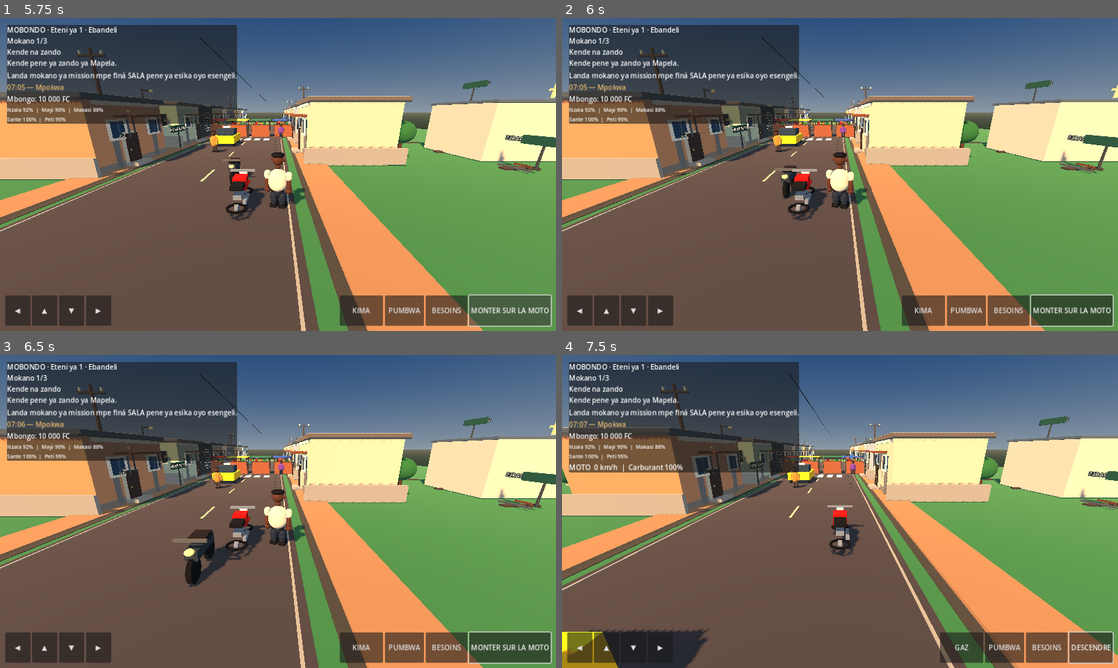
Above: before the commit, frames 1-4 (two rows, left to right).
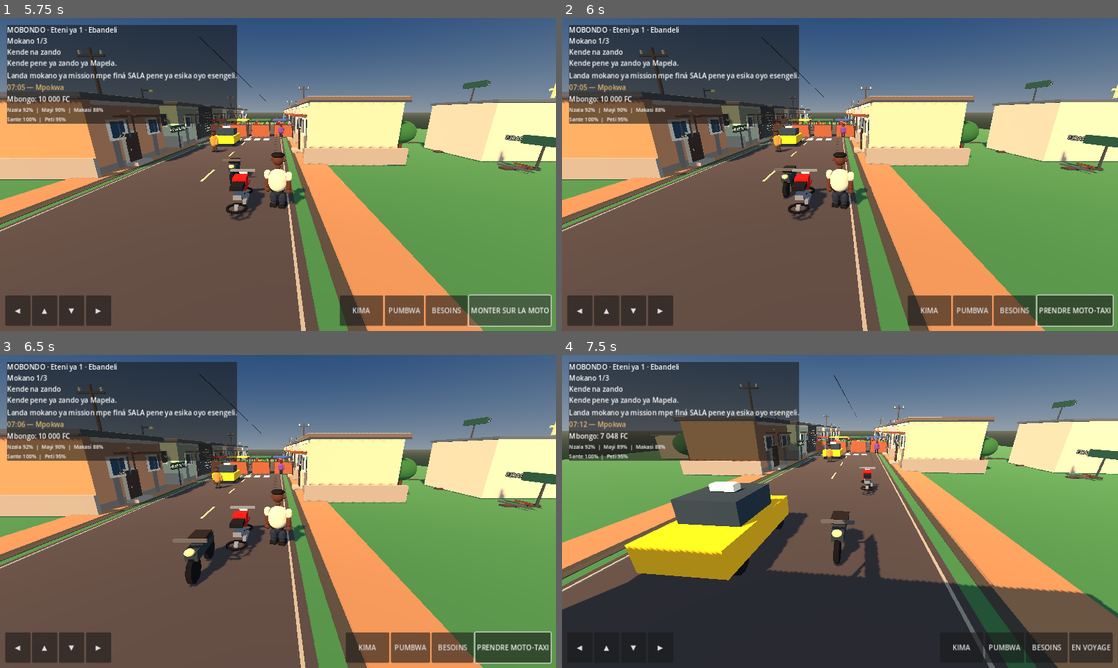
Above: after the commit, the same moments.

Repository: benimandala210-sudo/MOBONDO
Game: Godot game, scene res://scenes/main.tscn
Same seed, same stepped clock (60 frames per second), same inputs: the game is played once before the commit and once after it.
Inputs (mouse positions are in pixels of both pictures, inside the frame that each line leads up to):
- Up to frame 1 (5.75 s): click "BANDÁ KOSALA" at 0.5 s; click "MODE HISTOIRE" at 1.25 s; tap Enter at 2, 3.5 s; move the mouse to (400, 158) at 2.02 s; hold D (move_right) 2.03-2.75 s; hold Shift (sprint) 2.03-2.75 s; click (400, 158) at 2.17 s; tap Space (jump) at 2.27, 2.75 s; drag from (166, 190) to (250, 237) at 2.77 s; move the mouse to (333, 105) at 3.52 s; hold D (move_right) 3.53-4.25 s; hold Shift (sprint) 3.53-4.25 s; click "MONTER SUR LA MOTO" at 4.25 s; click "DESCENDRE" at 5 s
- Up to frame 2 (6 s): drag from (812, 237) to (673, 127) at 5.77 s
- Up to frame 3 (6.5 s): no input
- Up to frame 4 (7.5 s): click "MONTER SUR LA MOTO" (after the commit: "PRENDRE MOTO-TAXI") at 6.5 s; click (840, 473) at 7.25 s, where only the run after the commit has a clickable "Marché de Mapela — 2 952 FC"

Frame 1 is identical in both runs. In frame 2, 0.7% of the frame differs, in the area x 61-99%, y 88-99%; in frame 3, 0.7%; in frame 4, 63%, in the area x 0-100%, y 5-100%.

Commit message:
Add usable taxi and moto-taxi public transport

Diff:
--- a/scripts/main.gd
+++ b/scripts/main.gd
@@ -36,6 +36,9 @@
 var mission_label: Label
 var status_label: Label
 var action_button: Button
+var transport_panel: PanelContainer
+var transport_vehicle: Node3D
+var public_transport_occupied := false
 var run_button: Button
 var held_keys := {"left": false, "right": false, "up": false, "down": false}
 
@@ -145,7 +148,7 @@
                 sin(camera_pitch),
                 cos(camera_yaw) * cos(camera_pitch)
             ) * camera_distance
-            var follow_target: Vector3 = vehicle.global_position if vehicle_occupied and is_instance_valid(vehicle) else player.global_position
+            var follow_target: Vector3 = transport_vehicle.global_position if public_transport_occupied and is_instance_valid(transport_vehicle) else (vehicle.global_position if vehicle_occupied and is_instance_valid(vehicle) else player.global_position)
             var camera_target := follow_target + Vector3(0, 1.8, 0) + orbit_offset
             camera.global_position = camera.global_position.lerp(camera_target, minf(delta * 7.0, 1.0))
             var look_target := follow_target + Vector3(0, 1.25, 0)
@@ -1325,6 +1328,7 @@
     _setup_dialogue_ui(layer)
     _setup_market_ui(layer)
     _setup_needs_ui(layer)
+    _setup_transport_ui(layer)
 
 func _setup_main_menu() -> void:
     menu_layer = CanvasLayer.new()
@@ -1923,8 +1927,137 @@
     if is_instance_valid(vehicle_label):
         vehicle_label.text = "MOTO  %d km/h  |  Carburant %d%%" % [speed_kmh, roundi(fuel)]
 
+func _setup_transport_ui(layer: CanvasLayer) -> void:
+    transport_panel = PanelContainer.new()
+    transport_panel.name = "TransportPublicPanel"
+    transport_panel.anchor_left = 0.5
+    transport_panel.anchor_top = 0.5
+    transport_panel.anchor_right = 0.5
+    transport_panel.anchor_bottom = 0.5
+    transport_panel.offset_left = -155
+    transport_panel.offset_top = -170
+    transport_panel.offset_right = 155
+    transport_panel.offset_bottom = 170
+    transport_panel.visible = false
+    layer.add_child(transport_panel)
+
+func _find_nearby_public_transport() -> Node3D:
+    if not is_instance_valid(player) or vehicle_occupied or public_transport_occupied:
+        return null
+    var closest: Node3D = null
+    var closest_distance := 3.6
+    for candidate in traffic_vehicles:
+        if not is_instance_valid(candidate) or not candidate.visible:
+            continue
+        var distance := player.global_position.distance_to(candidate.global_position)
+        if distance < closest_distance:
+            closest_distance = distance
+            closest = candidate
+    return closest
+
+func _open_transport_menu(candidate: Node3D) -> void:
+    if not is_instance_valid(candidate) or not is_instance_valid(transport_panel):
+        return
+    transport_vehicle = candidate
+    var is_moto := str(candidate.get_meta("traffic_label", "")).contains("Moto")
+    var transport_name := "MOTO-TAXI" if is_moto else "TAXI JAUNE"
+    var base_fare := 800 if is_moto else 1500
+    var destinations: Array[Dictionary] = [
+        {"name": "Marché de Mapela", "position": Vector3(0.0, 0.0, -15.0)},
+        {"name": "Raïs", "position": Vector3(-5.0, 0.0, -49.0)},
+        {"name": "Point d'eau", "position": Vector3(5.5, 0.0, -39.0)},
+        {"name": "Centre du quartier", "position": Vector3(0.0, 0.0, -4.0)}
+    ]
+    var old_content := transport_panel.get_child_count()
+    for child_index in range(old_content - 1, -1, -1):
+        transport_panel.get_child(child_index).queue_free()
+    var column := VBoxContainer.new()
+    column.add_theme_constant_override("separation", 8)
+    transport_panel.add_child(column)
+    var heading := Label.new()
+    heading.text = transport_name + " — choisir destination"
+    heading.horizontal_alignment = HORIZONTAL_ALIGNMENT_CENTER
+    heading.autowrap_mode = TextServer.AUTOWRAP_WORD_SMART
+    column.add_child(heading)
+    var explanation := Label.new()
+    explanation.text = "Le prix est payé avant le départ."
+    explanation.horizontal_alignment = HORIZONTAL_ALIGNMENT_CENTER
+    column.add_child(explanation)
+    for destination in destinations:
+        var destination_position: Vector3 = destination["position"]
+        var distance := candidate.global_position.distance_to(destination_position)
+        var fare := base_fare + roundi(distance * (110.0 if is_moto else 160.0))
+        var choice := Button.new()
+        choice.text = "%s — %s FC" % [str(destination["name"]), _format_fc(fare)]
+        choice.custom_minimum_size = Vector2(280, 48)
+        choice.pressed.connect(_start_public_transport.bind(destination_position, fare, str(destination["name"])))
+        column.add_child(choice)
+    var close_button := Button.new()
+    close_button.text = "ANNULER"
+    close_button.pressed.connect(_close_transport_menu)
+    column.add_child(close_button)
+    transport_panel.visible = true
+    if is_instance_valid(player):
+        player.set_physics_process(false)
+
+func _close_transport_menu() -> void:
+    if is_instance_valid(transport_panel):
+        transport_panel.visible = false
+    if is_instance_valid(player) and not public_transport_occupied:
+        player.set_physics_process(true)
+    transport_vehicle = null
+
+func _start_public_transport(destination: Vector3, fare: int, destination_name: String) -> void:
+    if not is_instance_valid(transport_vehicle) or not is_instance_valid(player):
+        _close_transport_menu()
+        return
+    if not economy_manager.charge(fare, "le transport public"):
+        status_label.text = "Mbongo ekoki te mpo na mobembo oyo."
+        _close_transport_menu()
+        return
+    for i in range(traffic_vehicles.size() - 1, -1, -1):
+        if traffic_vehicles[i] == transport_vehicle:
+            traffic_vehicles.remove_at(i)
+            traffic_base_speeds.remove_at(i)
+            traffic_directions.remove_at(i)
+            traffic_current_speeds.remove_at(i)
+            break
+    if is_instance_valid(transport_panel):
+        transport_panel.visible = false
+    public_transport_occupied = true
+    player.visible = false
+    player.set_physics_process(false)
+    var ride_distance := transport_vehicle.global_position.distance_to(destination)
+    var ride_minutes := maxi(3, roundi(ride_distance / 5.0))
+    _skip_game_time(float(ride_minutes))
+    status_label.text = "Mobembo ezali kokende na " + destination_name + "..."
+    var ride_tween := create_tween()
+    ride_tween.set_trans(Tween.TRANS_SINE)
+    ride_tween.set_ease(Tween.EASE_IN_OUT)
+    ride_tween.tween_property(transport_vehicle, "position", destination, 2.8)
+    ride_tween.tween_callback(_finish_public_transport.bind(destination, destination_name))
+
+func _finish_public_transport(destination: Vector3, destination_name: String) -> void:
+    public_transport_occupied = false
+    if is_instance_valid(player):
+        player.global_position = destination + Vector3(1.8, 0.15, 0.0)
+        player.visible = true
+        player.set_physics_process(true)
+    if is_instance_valid(transport_vehicle):
+        transport_vehicle.visible = true
+    transport_vehicle = null
+    status_label.text = "Ozongi na %s. Mobembo esili." % destination_name
+    _save_world_state()
+
 func _perform_action() -> void:
     if is_instance_valid(dialogue_panel) and dialogue_panel.visible:
+        return
+    if public_transport_occupied:
+        status_label.text = "Ozali na mobembo. Taxi ezali kokende na esika oponaki."
+        return
+    var nearby_transport := _find_nearby_public_transport()
+    if is_instance_valid(nearby_transport):
+        _open_transport_menu(nearby_transport)
         return
     if vehicle_occupied:
         _dismount_vehicle()
@@ -1966,8 +2099,15 @@
 func _update_nearby_npc_hint() -> void:
     if not is_instance_valid(action_button) or not is_instance_valid(player):
         return
+    if public_transport_occupied:
+        action_button.text = "EN VOYAGE"
+        return
     if vehicle_occupied:
         action_button.text = "DESCENDRE"
+        return
+    var nearby_transport := _find_nearby_public_transport()
+    if is_instance_valid(nearby_transport):
+        action_button.text = "PRENDRE " + ("MOTO-TAXI" if str(nearby_transport.get_meta("traffic_label", "")).contains("Moto") else "TAXI")
         return
     if is_instance_valid(vehicle) and player.global_position.distance_to(vehicle.global_position) <= 3.8:
         action_button.text = "MONTER SUR LA MOTO"
